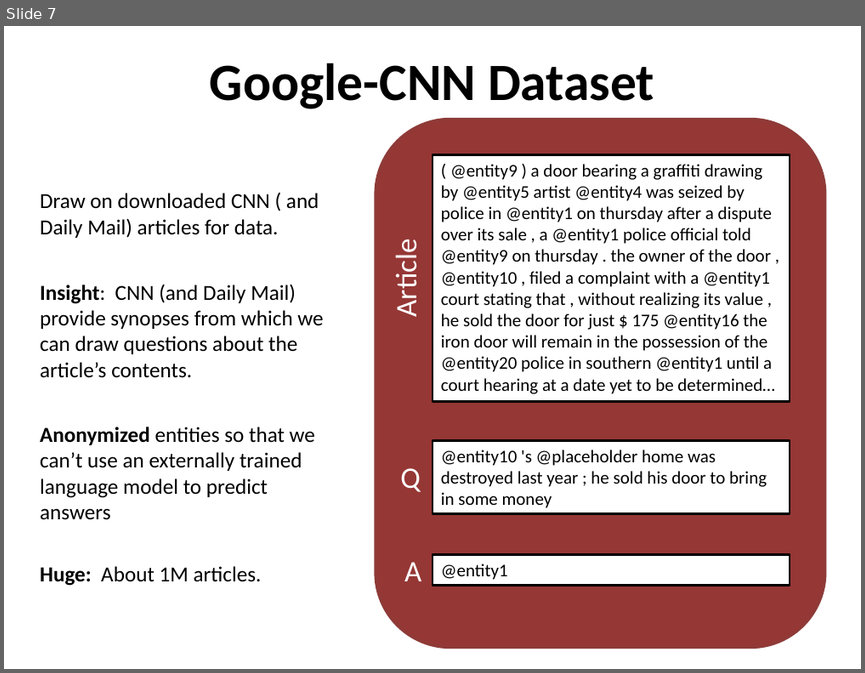
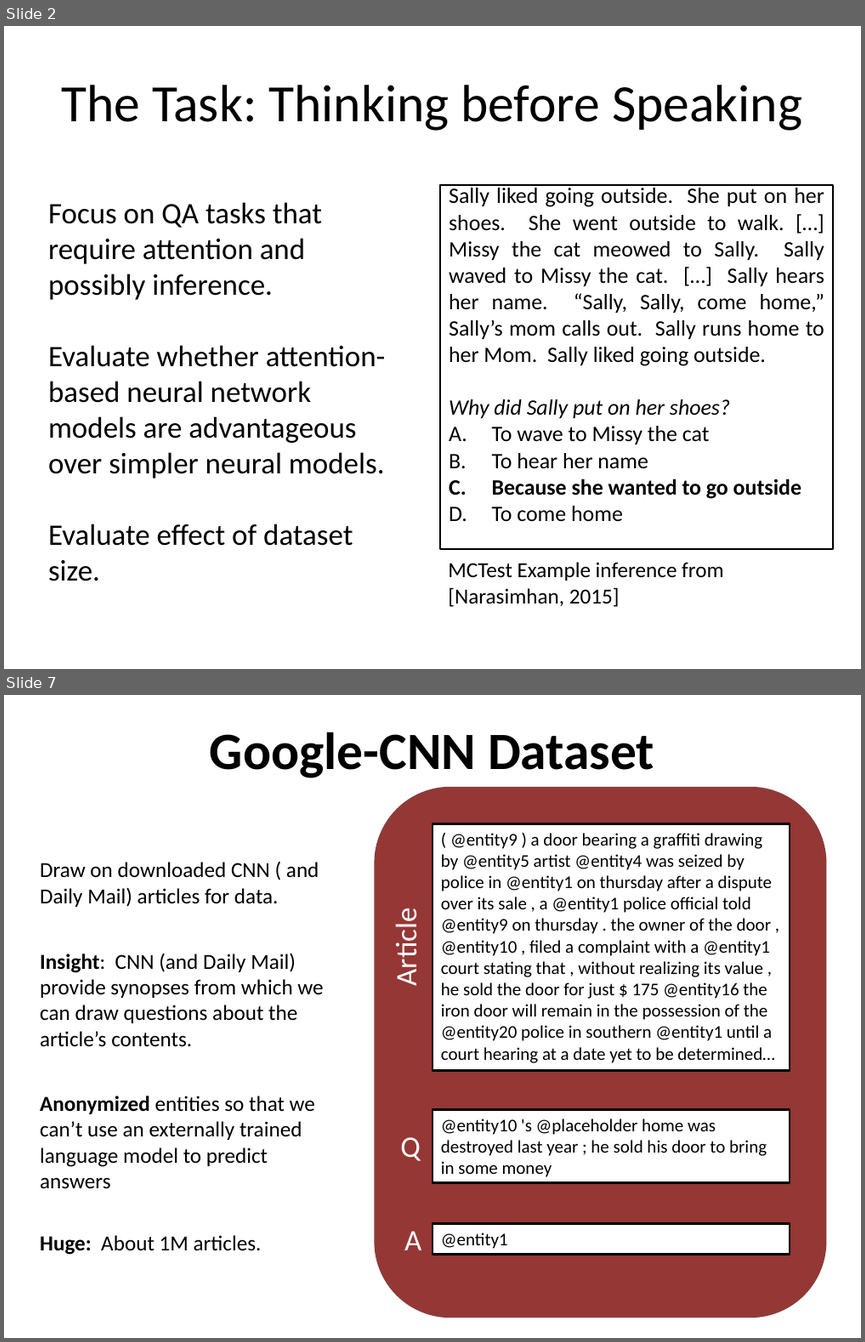
Before and after one commit to danstrawser/Nlp2Commands, a slide deck: Presentation/PresentationPPT.pptx. Shown one above the other, each under a label of ours: slide 7 before the commit, slides 2 and 7 after it; the slides between them are not shown. The pictures are 865x673 and 865x1342 pixels, drawn with LibreOffice and Linux fonts; fonts in the diff are those of the drawing. Boxes give left, top, right and bottom in pixels: in the first picture for what was removed or moved away, otherwise in the second. Text is boxed around its words. In the diff, an @@ line names an element or a change of style, - is before the commit and + after.

```diff
--- a/Presentation/PresentationPPT.pptx
+++ b/Presentation/PresentationPPT.pptx
@@ slide 2 added at box(4, 26, 861, 669), background #FFFFFF @@
@@ title added at box(61, 85, 802, 131), 44 pt, text #000000 @@
+The Task: Thinking before Speaking
@@ text added at box(48, 202, 386, 545), 25 pt, text #000000 @@
+Focus on QA tasks that require attention and possibly inference.
+Evaluate whether attention-based neural network models are advantageous over simpler neural models.
+Evaluate effect of dataset size.
@@ rectangle added at box(440, 184, 833, 549), outline #000000 1.5 pt, 18.5 pt, text #000000 @@
+Sally liked going outside. She put on her shoes. She went outside to walk. […] Missy the cat meowed to Sally. Sally waved to Missy the cat. […] Sally hears her name. “Sally, Sally, come home,” Sally’s mom calls out. Sally runs home to her Mom. Sally liked going outside.
+Why did Sally put on her shoes?
+A. To wave to Missy the cat
+B. To hear her name
+C. Because she wanted to go outside
+D. To come home
@@ text added at box(448, 562, 723, 607), 18 pt, text #000000 @@
+MCTest Example inference from [Narasimhan, 2015]
```
Also in this commit, not shown: 7 slides changed, 3 other slides added, 2 slides removed, 3 other files.
